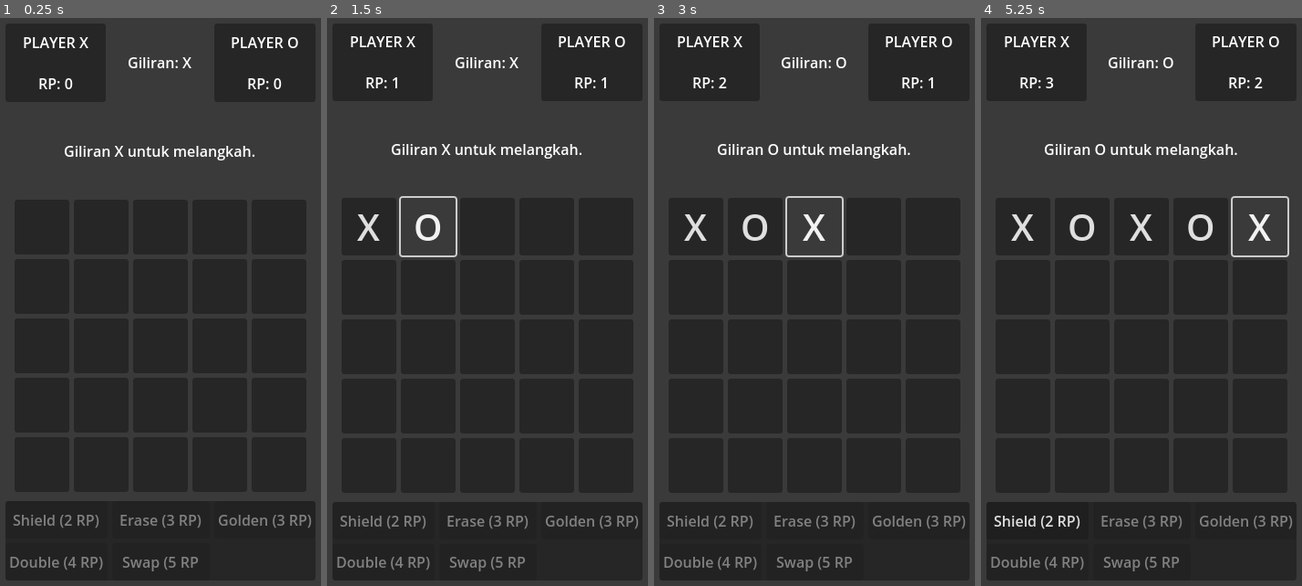
Above: before the commit, frames 1-4 (left to right).
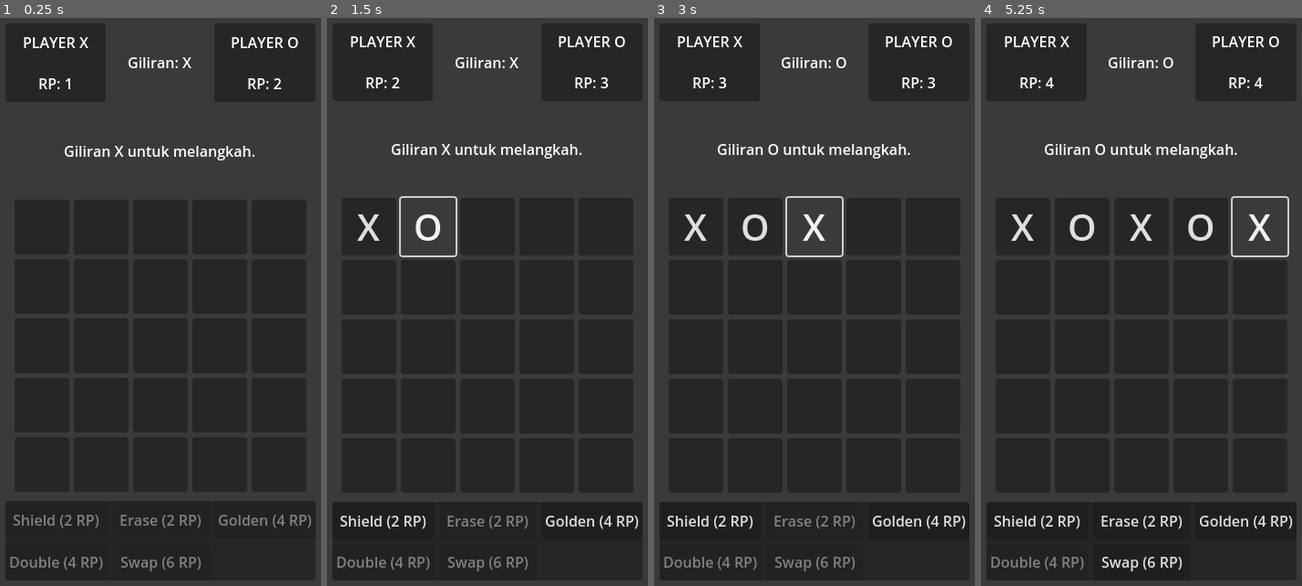
Above: after the commit, the same moments.

Repository: ndikabunder/tic-tac-toe-power-up
Game: Godot game, scene res://game_screen.tscn
The game is run twice, just before and just after one commit, with the same random seed, the same clock (stepped at 60 frames per second) and the same inputs.
Inputs (mouse positions are in pixels of both pictures, inside the frame that each line leads up to):
- Up to frame 1 (0.25 s): no input
- Up to frame 2 (1.5 s): click (368, 228) at 0.5 s; click (429, 228) at 1.25 s
- Up to frame 3 (3 s): click "O" at 2 s; click (814, 228) at 2.75 s
- Up to frame 4 (5.25 s): click (1199, 228) at 3.5 s; click "O" at 4.25 s; click (1260, 228) at 5 s

The runs differ from the first frame. In frame 1, 0.4% of the frame differs, in the area x 20-89%, y 10-98%; in frame 2, 0.8%; in frame 3, 0.8%; in frame 4, 0.8%, in the area x 20-97%, y 10-98%.

Commit message:
Adjust power-up costs and player starting RP for balanced gameplay

Diff:
--- a/game_screen.gd
+++ b/game_screen.gd
@@ -12,12 +12,12 @@
 # ===================================================================
 #   KONSTANTA GAME
 # ===================================================================
-# Biaya Power-up (sudah baik!)
+# Biaya baru yang lebih seimbang
 const SHIELD_COST = 2
-const ERASE_COST = 3
-const GOLDEN_COST = 3
-const DOUBLE_COST = 4
-const SWAP_COST = 5
+const GOLDEN_COST = 2  # <- Turun
+const ERASE_COST = 4  # <- Naik
+const SWAP_COST = 4  # <- Turun
+const DOUBLE_COST = 6  # <- Naik
 
 # Pengaturan Papan (sudah baik!)
 const BOARD_SIZE = 5
@@ -377,7 +377,8 @@
 	# Reset variabel state
 	current_turn = Player.X
 	game_active = true
-	player_rp = {Player.X: 0, Player.O: 0}  # Reset dictionary RP
+	# Player X (P1) mulai dengan 1 RP, Player O (P2) mulai dengan 2 RP
+	player_rp = {Player.X: 1, Player.O: 2}
 	active_power_up = PowerUpState.NONE
 	shielded_cell = -1
 	swap_cell_1 = -1
--- a/game_screen.tscn
+++ b/game_screen.tscn
@@ -249,13 +249,13 @@
 layout_mode = 2
 size_flags_horizontal = 3
 size_flags_vertical = 3
-text = "Erase (3 RP)"
+text = "Erase (2 RP)"
 
 [node name="PowerUp_Golden" type="Button" parent="MainVBox/PowerUpBar/PowerUpGrid"]
 layout_mode = 2
 size_flags_horizontal = 3
 size_flags_vertical = 3
-text = "Golden (3 RP)"
+text = "Golden (4 RP)"
 
 [node name="PowerUp_Double" type="Button" parent="MainVBox/PowerUpBar/PowerUpGrid"]
 layout_mode = 2
@@ -267,7 +267,7 @@
 layout_mode = 2
 size_flags_horizontal = 3
 size_flags_vertical = 3
-text = "Swap (5 RP"
+text = "Swap (6 RP)"
 
 [node name="WinScreen" type="PanelContainer" parent="."]
 visible = false
